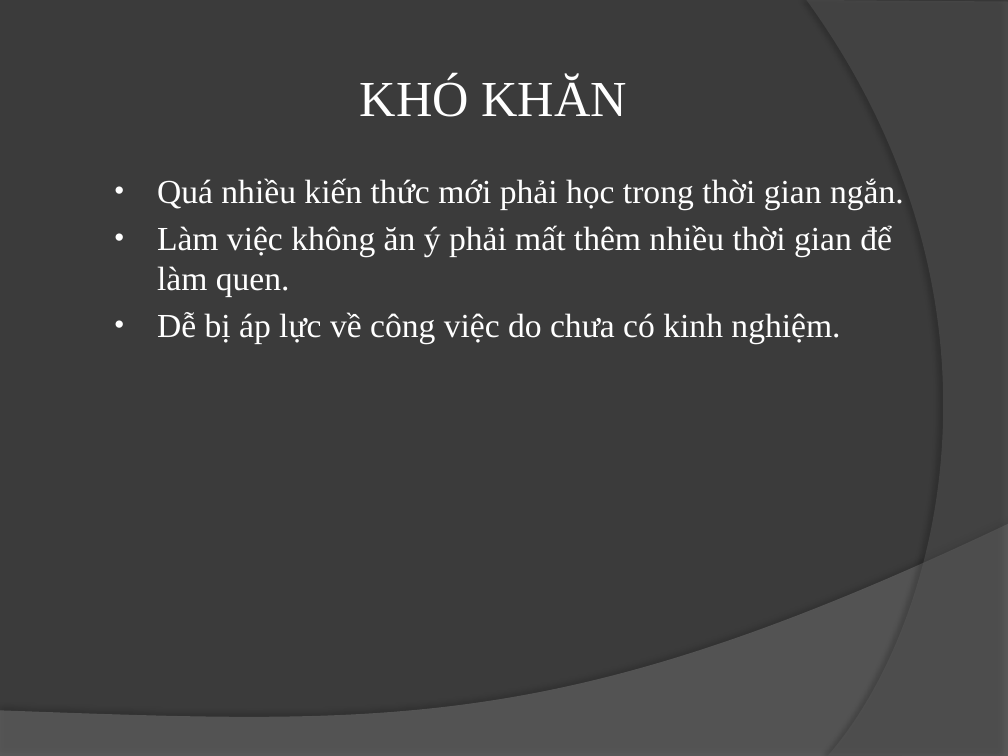
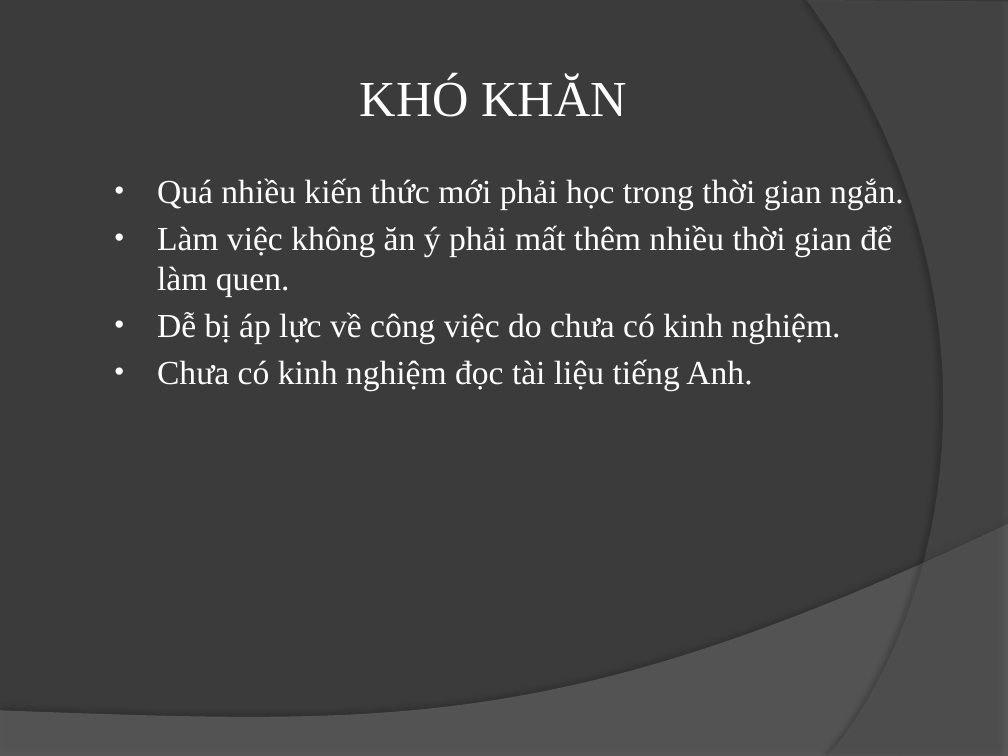
Before and after one commit to PusHGoD/1234, a slide deck: slide 10 of BAO CAO OJT K10A.pptx. Drawn at 1008x756 pixels with LibreOffice and Linux fonts; fonts in the diff are those of the drawing. Boxes give left, top, right and bottom in pixels: in the first picture for what was removed or moved away, otherwise in the second. Text is boxed around its words. In the diff, an @@ line names an element or a change of style, - is before the commit and + after.

```diff
--- a/BAO CAO OJT K10A.pptx
+++ b/BAO CAO OJT K10A.pptx
@@ text at (x1=157, y1=359, x2=752, y2=391): paragraph added @@
+• Chưa có kinh nghiệm đọc tài liệu tiếng Anh.
```
Also in this commit, not shown: 8 other slides changed.
